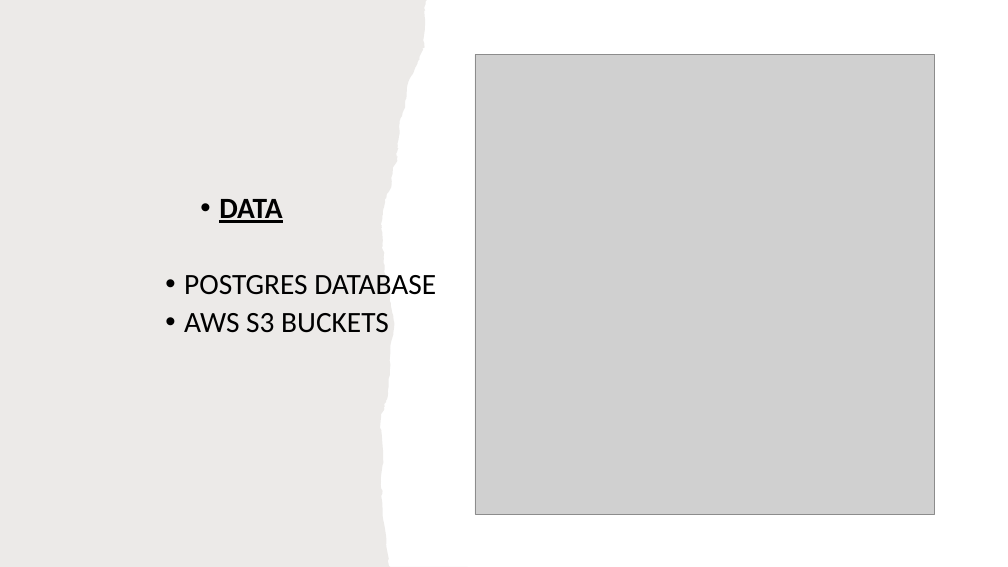
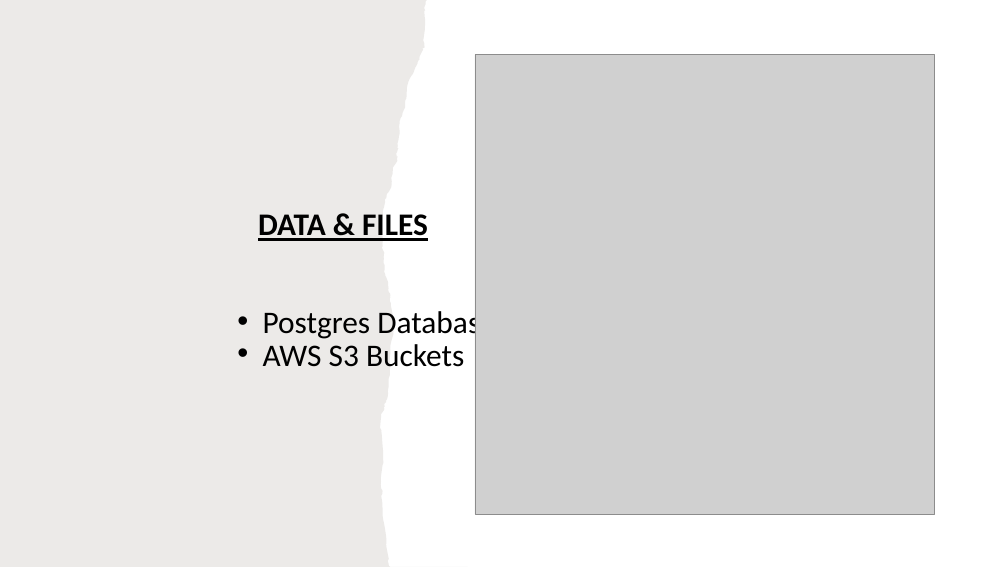
Before and after one commit to Nide17/irembo-user-acc-mgt, a slide deck: slide 9 of ppt.pptx (slide 8 before the commit). Drawn at 1008x567 pixels with LibreOffice and Linux fonts; fonts in the diff are those of the drawing; grey boxes stand for pictures. Boxes give left, top, right and bottom in pixels: in the first picture for what was removed or moved away, otherwise in the second. Text is boxed around its words. In the diff, an @@ line names an element or a change of style, - is before the commit and + after.

```diff
--- a/ppt.pptx
+++ b/ppt.pptx
@@ text at [258,214,496,367]: text changed; size 28 to 29.9 pt @@
-• DATA
-• POSTGRES DATABASE
-• AWS S3 BUCKETS
+DATA & FILES
+• Postgres Database
+• AWS S3 Buckets
```
Also in this commit, not shown: 11 other slides changed, 1 slide added, 6 other files.
